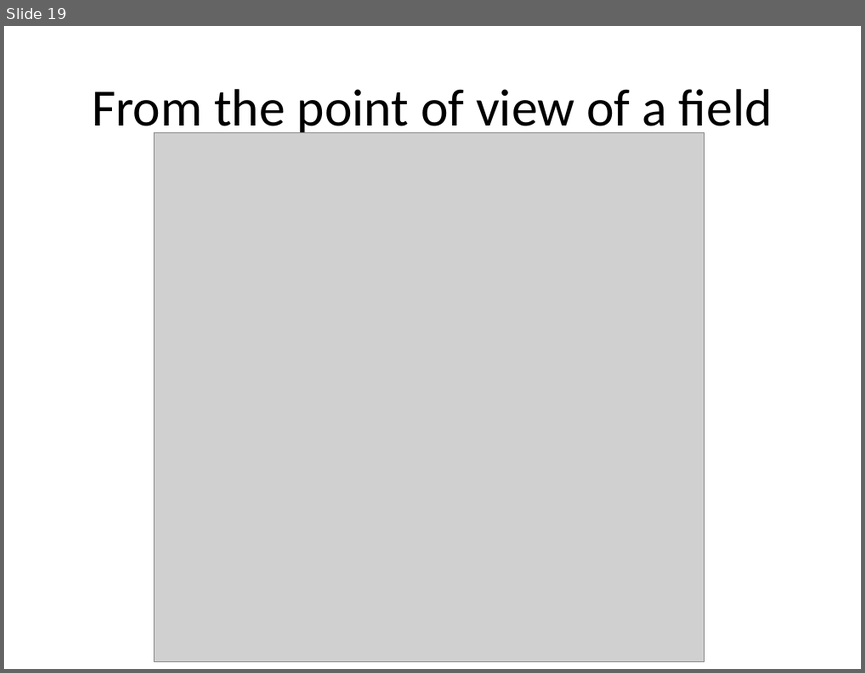
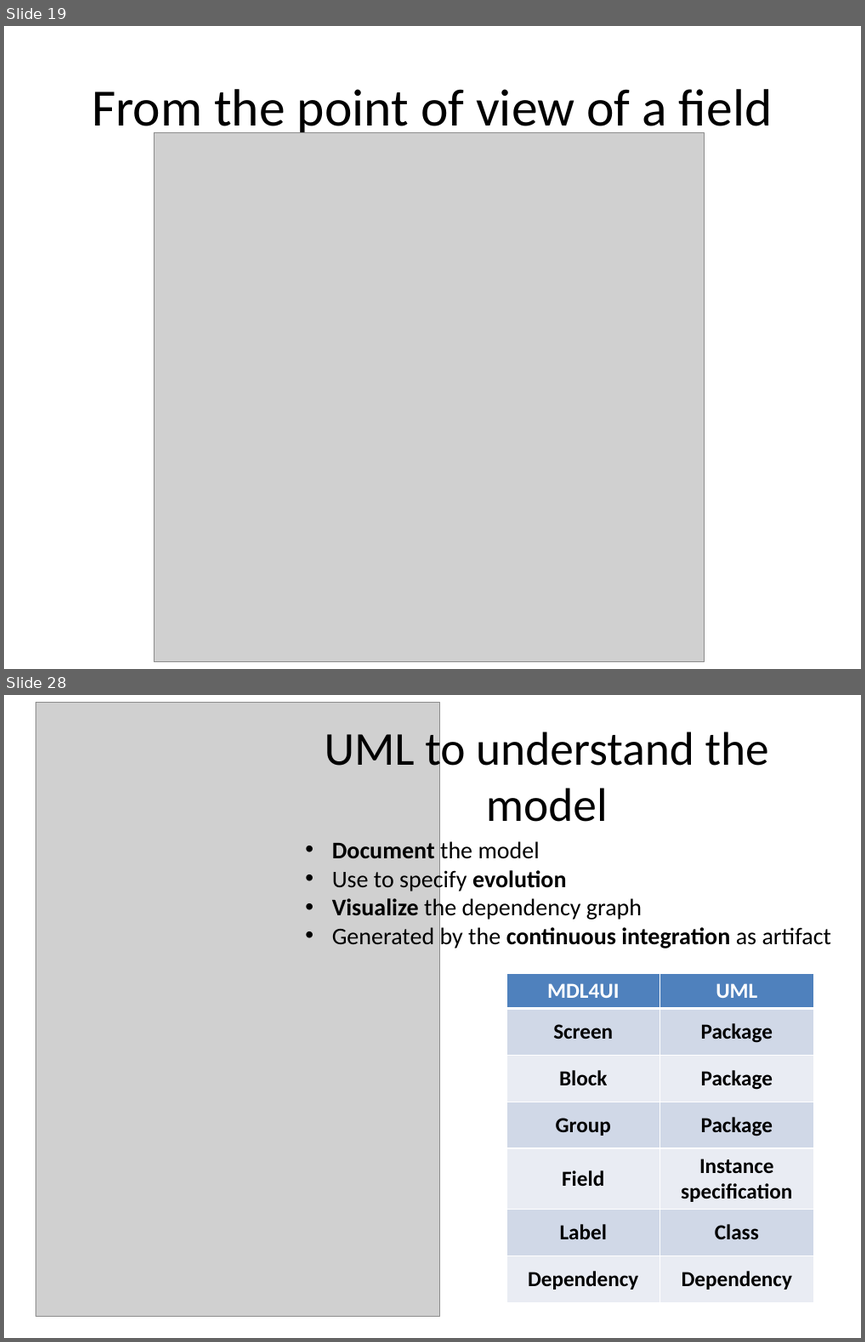
Before and after one commit to lesfurets/mdl4ui, a slide deck: mdl4ui-docs/mdl4ui_cg2013.pptx. Shown one above the other, each under a label of ours: slide 19 before the commit, slides 19 and 28 after it; the slides between them are not shown. The pictures are 865x673 and 865x1342 pixels, drawn with LibreOffice and Linux fonts; fonts in the diff are those of the drawing; grey boxes stand for pictures. Boxes give left, top, right and bottom in pixels: in the first picture for what was removed or moved away, otherwise in the second. Text is boxed around its words. In the diff, an @@ line names an element or a change of style, - is before the commit and + after.

Commit message:
MDL4UI presentation (to continue)
added dependency part of the prez

```diff
--- a/mdl4ui-docs/mdl4ui_cg2013.pptx
+++ b/mdl4ui-docs/mdl4ui_cg2013.pptx
@@ slide 28 added at (4,695,861,1338), background #FFFFFF @@
@@ picture added at (35,702,440,1316) @@
@@ title added at (324,725,769,822), 39.6 pt, text #000000 @@
+UML to understand the model
@@ text added at (332,841,831,948), 20 pt, text #000000 @@
+• Document the model
+• Use to specify evolution
+• Visualize the dependency graph
+• Generated by the continuous integration as artifact
@@ table added at (506,974,813,1301), 7 rows, 2 columns @@
+MDL4UI | UML
+Screen | Package
+Block | Package
+Group | Package
+Field | Instance specification
+Label | Class
+Dependency | Dependency
```
Also in this commit, not shown: 9 other slides added, 22 other files.
